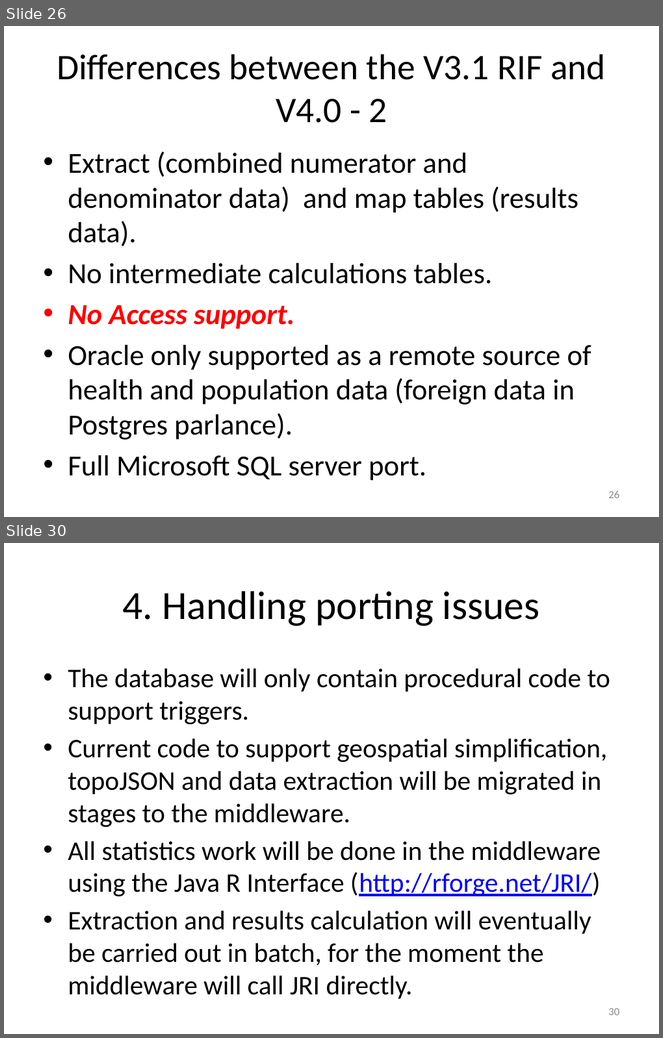
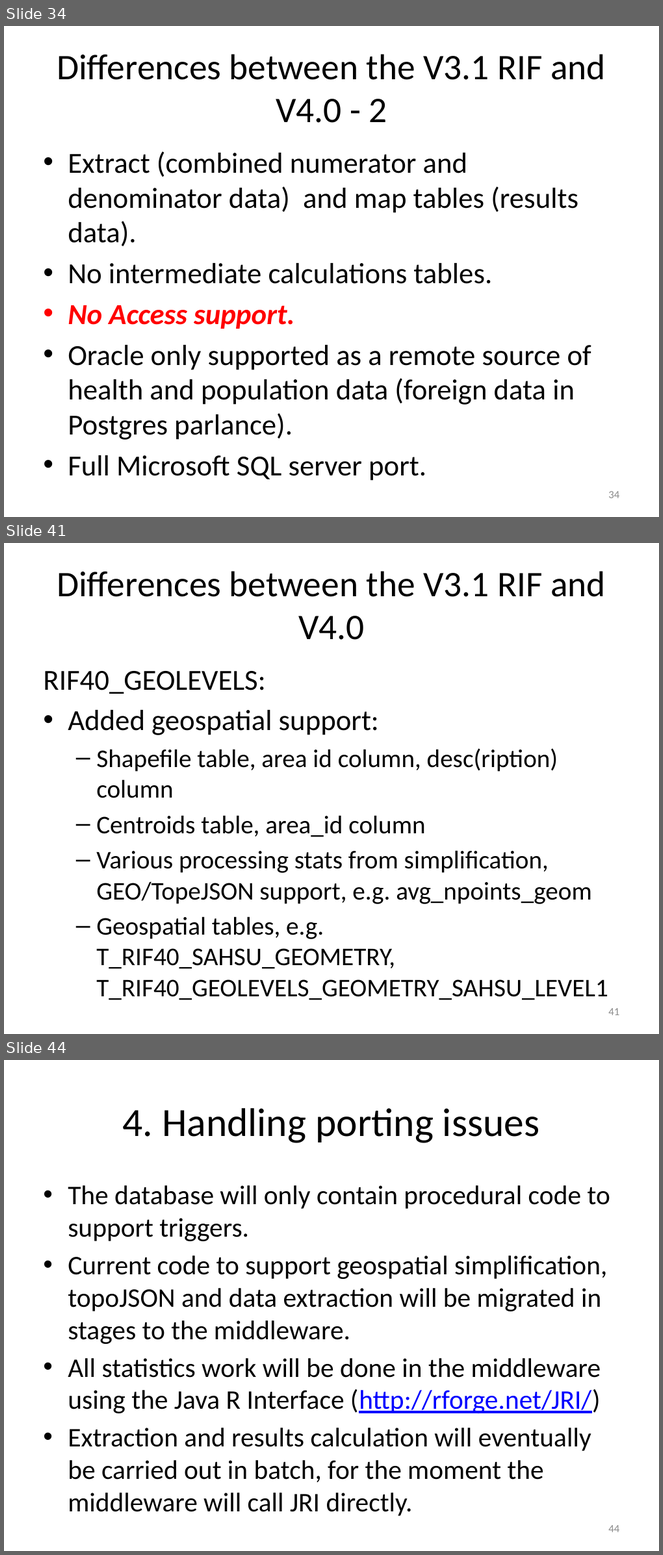
Before and after one commit to smallAreaHealthStatisticsUnit/rapidInquiryFacility, a slide deck: rifDatabase/RIF database.pptx. Shown one above the other, each under a label of ours: slides 26 and 30 before the commit, slides 34, 41 and 44 after it; the slides between them are not shown. The pictures are 663x1038 and 663x1555 pixels, drawn with LibreOffice and Linux fonts; fonts in the diff are those of the drawing. Boxes give left, top, right and bottom in pixels: in the first picture for what was removed or moved away, otherwise in the second. Text is boxed around its words. In the diff, an @@ line names an element or a change of style, - is before the commit and + after.

```diff
--- a/rifDatabase/RIF database.pptx
+++ b/rifDatabase/RIF database.pptx
@@ slide 41 added at (4, 543, 659, 1034), background #FFFFFF @@
@@ title added at (57, 571, 606, 640), 39.6 pt, text #000000 @@
+Differences between the V3.1 RIF and V4.0
@@ text added at (43, 671, 608, 1001), 28 pt, text #000000 @@
+RIF40_GEOLEVELS:
+• Added geospatial support:
+  – Shapefile table, area id column, desc(ription) column
+  – Centroids table, area_id column
+  – Various processing stats from simplification, GEO/TopeJSON support, e.g. avg_npoints_geom
+  – Geospatial tables, e.g. T_RIF40_SAHSU_GEOMETRY, T_RIF40_GEOLEVELS_GEOMETRY_SAHSU_LEVEL1
@@ page number added at (608, 1008, 620, 1016), 12 pt, text #8C8C8C @@
+41
@@ what was slide 26 is now slide 34 @@
@@ page number at (608, 491, 620, 499): text changed @@
-26
+34
@@ what was slide 30 is now slide 44 @@
@@ page number at (608, 1525, 620, 1533): text changed @@
-30
+44
```
Also in this commit, not shown: 8 slides changed, 13 other slides added, 1 other file.
